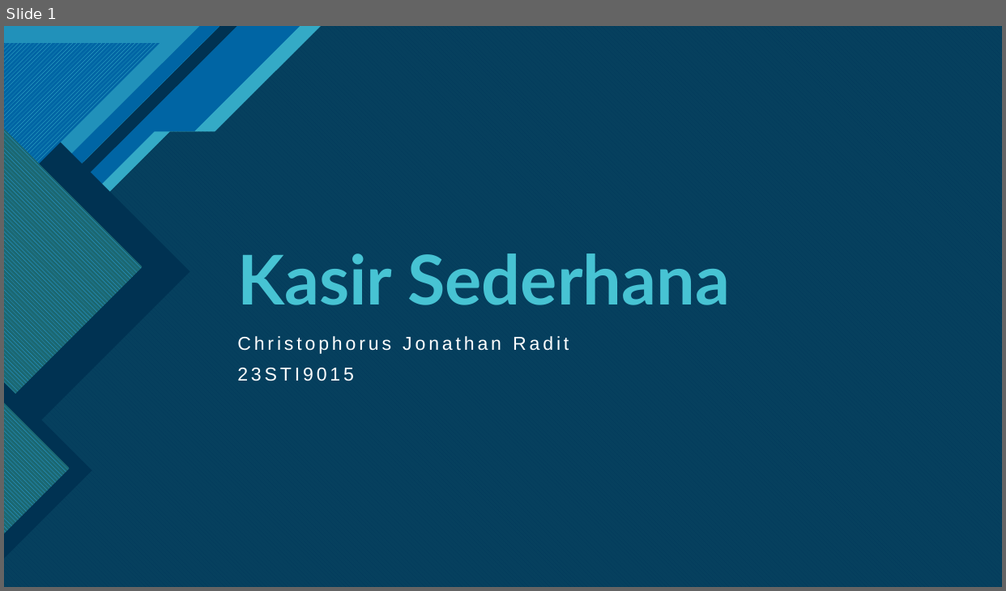
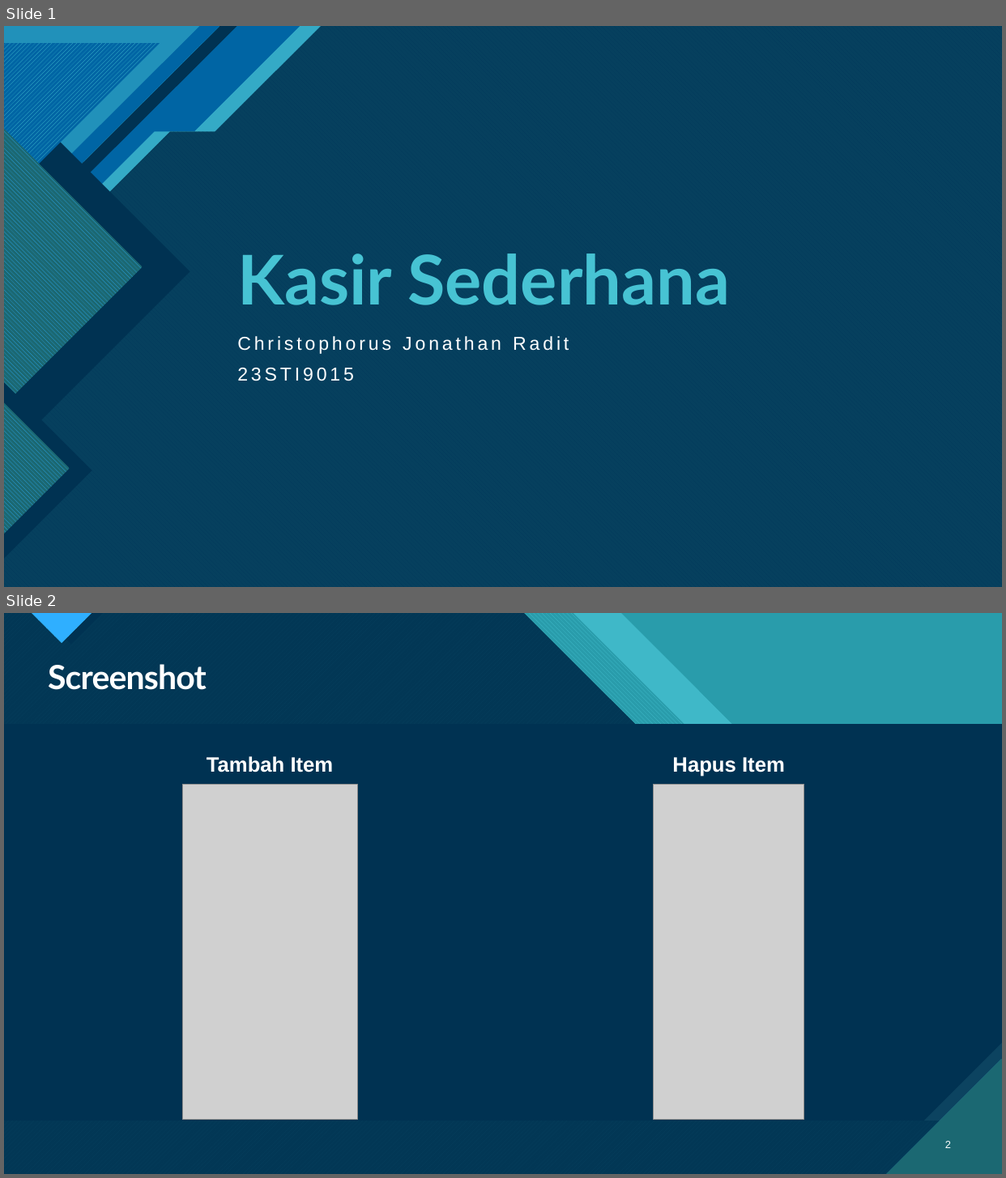
Before and after one commit to CJRadit/tugas-sekolah, a slide deck: c-kasir/Kasir.pptx. Shown one above the other, each under a label of ours: slide 1 before the commit, slides 1 and 2 after it. The pictures are 1006x591 and 1006x1178 pixels, drawn with LibreOffice and Linux fonts; fonts in the diff are those of the drawing; grey boxes stand for pictures. Boxes give left, top, right and bottom in pixels: in the first picture for what was removed or moved away, otherwise in the second. Text is boxed around its words. In the diff, an @@ line names an element or a change of style, - is before the commit and + after.

```diff
--- a/c-kasir/Kasir.pptx
+++ b/c-kasir/Kasir.pptx
@@ slide 2 added at [4,613,1002,1174], background #47C3D3; not listed: 13 template elements that a slide beside it also shows @@
@@ rectangle added at [4,613,1002,1174], fill #299CAB @@
@@ rectangle added at [4,613,1002,1174], fill #299CAB @@
@@ freeform shape added at [4,613,1002,1174], fill #47C3D3 at 74% opacity @@
@@ freeform shape added at [4,613,1002,1174], fill pattern #47C3D3 on #1B6872 @@
@@ freeform shape added at [4,613,1002,1174], fill #003352 at 90% opacity @@
@@ title added at [48,664,206,690], 32 pt, text #FFFFFF, bold @@
+Screenshot
@@ text added at [206,756,334,773], 20 pt, text #FFFFFF, bold @@
+Tambah Item
@@ text added at [672,757,785,777], 20 pt, text #FFFFFF, bold @@
+Hapus Item
@@ picture added at [182,785,357,1120] @@
@@ picture added at [654,785,805,1120] @@
@@ page number added at [945,1141,951,1148], 10 pt, text #FFFFFF @@
+2
```
Also in this commit, not shown: 1 other slide added, 1 slide removed.
